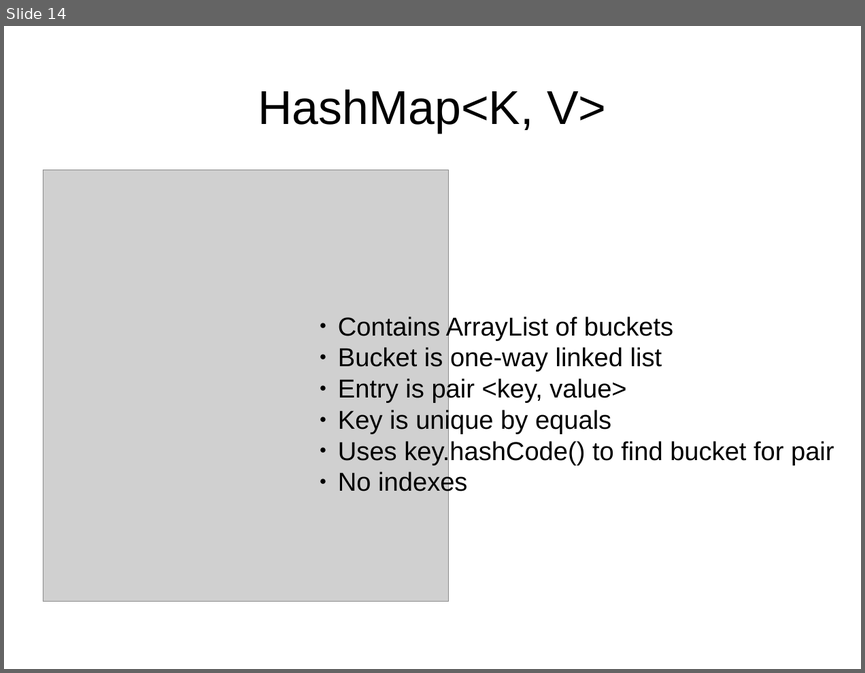
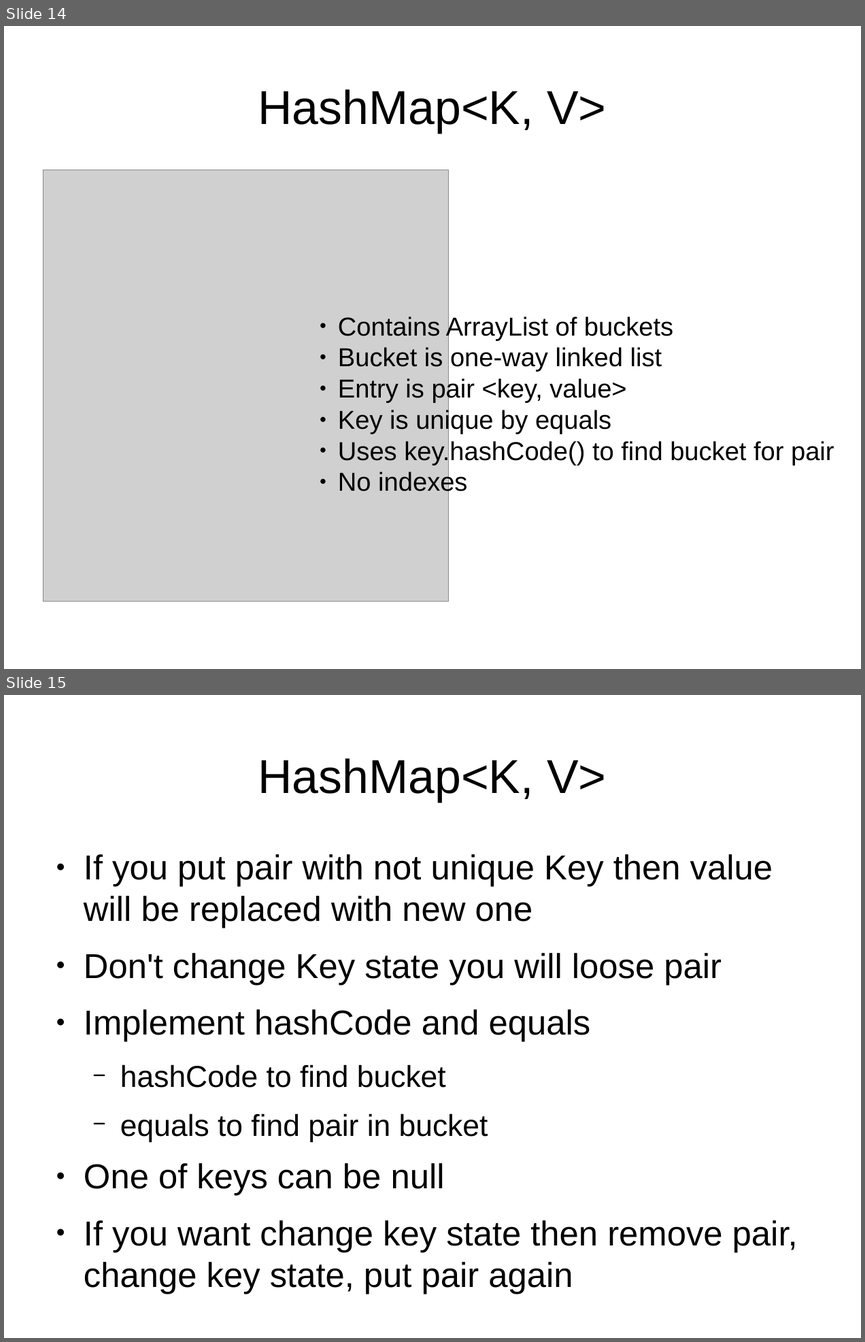
Before and after one commit to seishun/ingenico, a slide deck: src/main/java/lv/javaguru/courses/ingenico/docs/lecture3.odp. Shown one above the other, each under a label of ours: slide 14 before the commit, slides 14 and 15 after it. The pictures are 865x673 and 865x1342 pixels, drawn with LibreOffice and Linux fonts; fonts in the diff are those of the drawing; grey boxes stand for pictures. Boxes give left, top, right and bottom in pixels: in the first picture for what was removed or moved away, otherwise in the second. Text is boxed around its words. In the diff, an @@ line names an element or a change of style, - is before the commit and + after.

Commit message:
lecture 3 : presentation update

```diff
--- a/src/main/java/lv/javaguru/courses/ingenico/docs/lecture3.odp
+++ b/src/main/java/lv/javaguru/courses/ingenico/docs/lecture3.odp
@@ slide 15 added at bbox=[4, 695, 861, 1338], background #FFFFFF @@
@@ title added at bbox=[258, 758, 606, 802], 44 pt, text #000000 @@
+HashMap<K, V>
@@ text added at bbox=[84, 854, 798, 1252], 32 pt, text #000000 @@
+● If you put pair with not unique Key then value will be replaced with new one
+● Don't change Key state you will loose pair
+● Implement hashCode and equals
+  − hashCode to find bucket
+  − equals to find pair in bucket
+● One of keys can be null
+● If you want change key state then remove pair, change key state, put pair again
```
Also in this commit, not shown: 1 other file.
